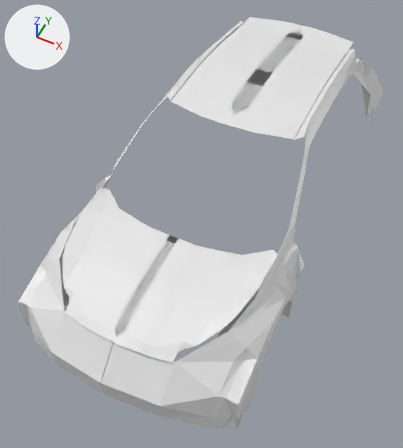
Before and after pictures for a commit that changed the Blender file Models/Vehicles/Land/Honda_Civic_Type-R_2017/civicTypeR2017.blend.
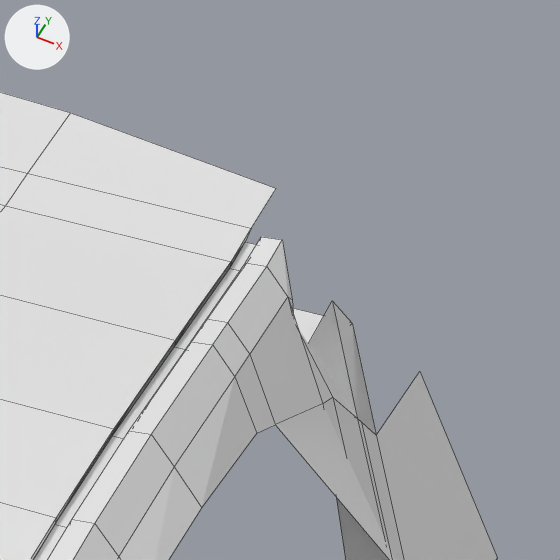
Each version appears first whole from a camera (50 mm lens) standing at (2.87, -7.0, 7.65) and looking at (-0.22, -0.83, -0.07), and next in a close-up on the part from 78% to 97% of the width and 4% to 21% of the height. Every picture has the same lights, and +X, +Y and +Z are marked at upper left. The close-ups show mesh edges as thin lines.

The first close-up shows 'body'.
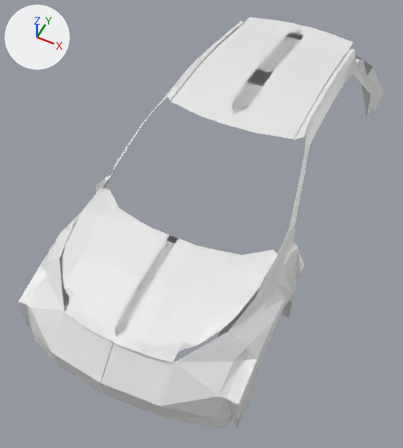
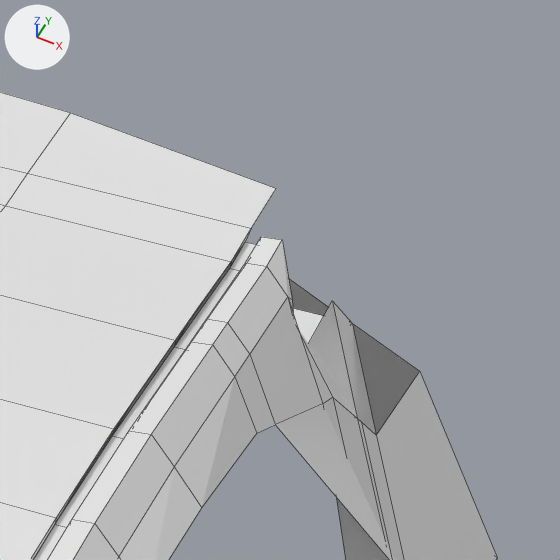
Location of each change, (x1, y1, x2, y2) in pixels of the close-ups (560 x 560 px):
part 1 of me_plane_001, added: after (289, 279, 419, 435)

The change, as a list of edits to the scene's bpy script:
```text
Change me_plane_001:
    where me_plane_001.from_pydata(...)  # 242 vertices, 171 faces, 1 loose edge; spans x -1.0..12.7, y -80.2..20.7, z -2.4..0.2
    used by ob_body; parent = ob_civictyoer17; location = (-0.00475, 2.839, 1.904); scale = (0.152, 0.0906, 1.0)
    verts and faces of me_plane_001; kept vertices keep their numbers, new ones are numbered from 242
    before: 232 (9.2, 18.5, -1.2) at pixel (419, 371), 233 (11.5, 20.7, -1.9) at pixel (497, 557)
    me_plane_001 part 1
    add verts[242] = (4.8, 23.3, -1.2)
    add verts[243] = (3.7, 23.2, -1.2)
    add verts[244] = (1.4, 23.3, -1.2)
    add for new, old in zip([245, 246, 247], [242, 243, 244]): verts[new] = verts[old] + (2.4, 2.2, -0.7)
    add verts[248] = (2.1, 22.9, -1.2)
    add verts[249] = (4.4, 25.1, -1.9)
    add verts[250] = (-0.1, 23.3, -1.2)
    add verts[251] = (2.2, 25.5, -1.9)
    add faces += [(232, 233, 245, 242), (242, 245, 246, 243), (243, 246, 249, 248), (244, 248, 249, 247), (244, 247, 251, 250)]
```
